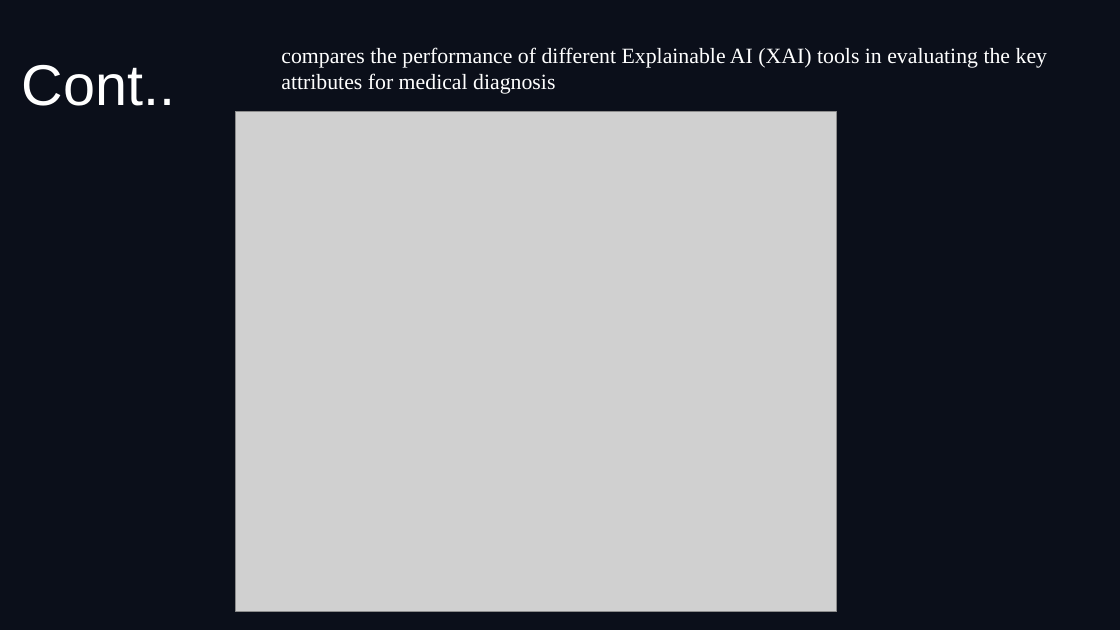
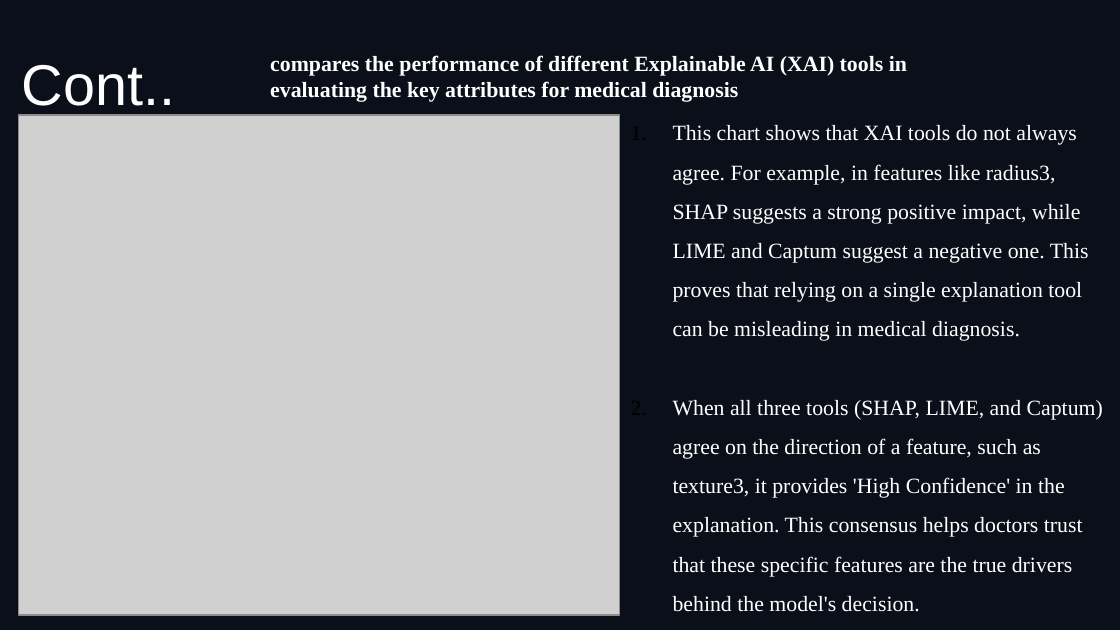
Before and after one commit to Anfal2004/XAI_M2, a slide deck: slide 5 of ST4CS_PPT.pptx (slide 4 before the commit). Drawn at 1120x630 pixels with LibreOffice and Linux fonts; fonts in the diff are those of the drawing; grey boxes stand for pictures; background and template pictures are left out. Boxes give left, top, right and bottom in pixels: in the first picture for what was removed or moved away, otherwise in the second. Text is boxed around its words. In the diff, an @@ line names an element or a change of style, - is before the commit and + after.

```diff
--- a/ST4CS_PPT.pptx
+++ b/ST4CS_PPT.pptx
@@ text "compares the performance of different ...": place and size @@
-text "compares the performance of different ..." at (281, 47, 1047, 94)
+text "compares the performance of different ..." at (270, 55, 907, 102)
@@ text "compares the performance of different ..." at (270, 55, 907, 102): bold on @@
@@ picture: place and size @@
-picture at (235, 112, 837, 612)
+picture at (18, 115, 619, 615)
@@ text added at (673, 125, 1103, 612), 14 pt, text #FFFFFF @@
+1. This chart shows that XAI tools do not always agree. For example, in features like radius3, SHAP suggests a strong positive impact, while LIME and Captum suggest a negative one. This proves that relying on a single explanation tool can be misleading in medical diagnosis.
+2. When all three tools (SHAP, LIME, and Captum) agree on the direction of a feature, such as texture3, it provides 'High Confidence' in the explanation. This consensus helps doctors trust that these specific features are the true drivers behind the model's decision.
```
Also in this commit, not shown: 1 other slide changed, 1 slide added.
